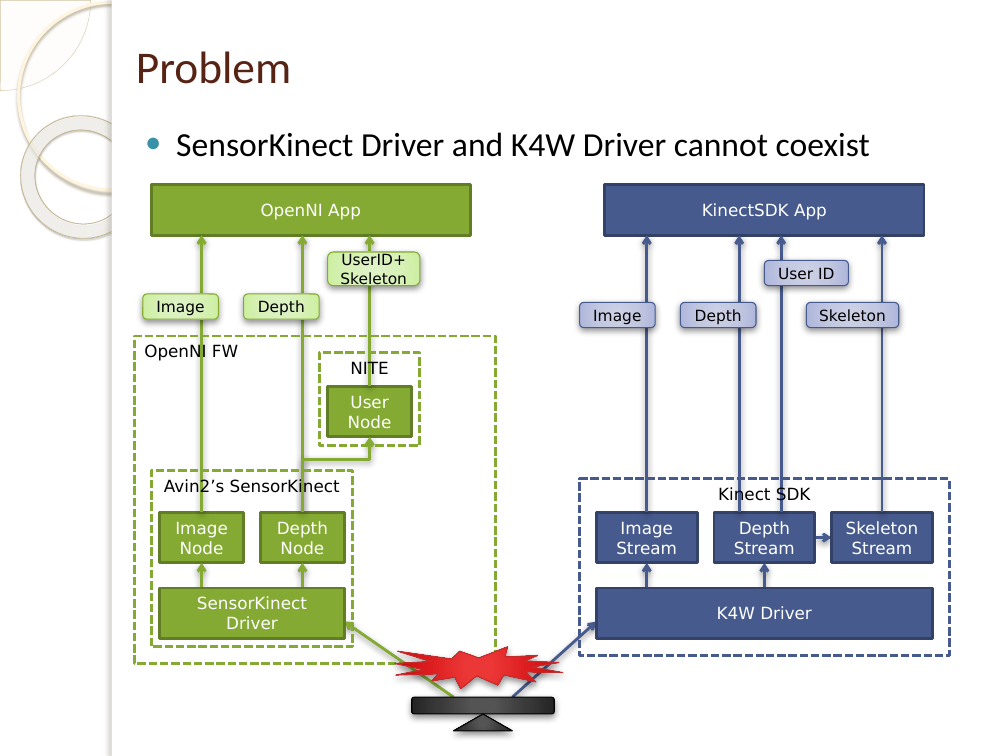
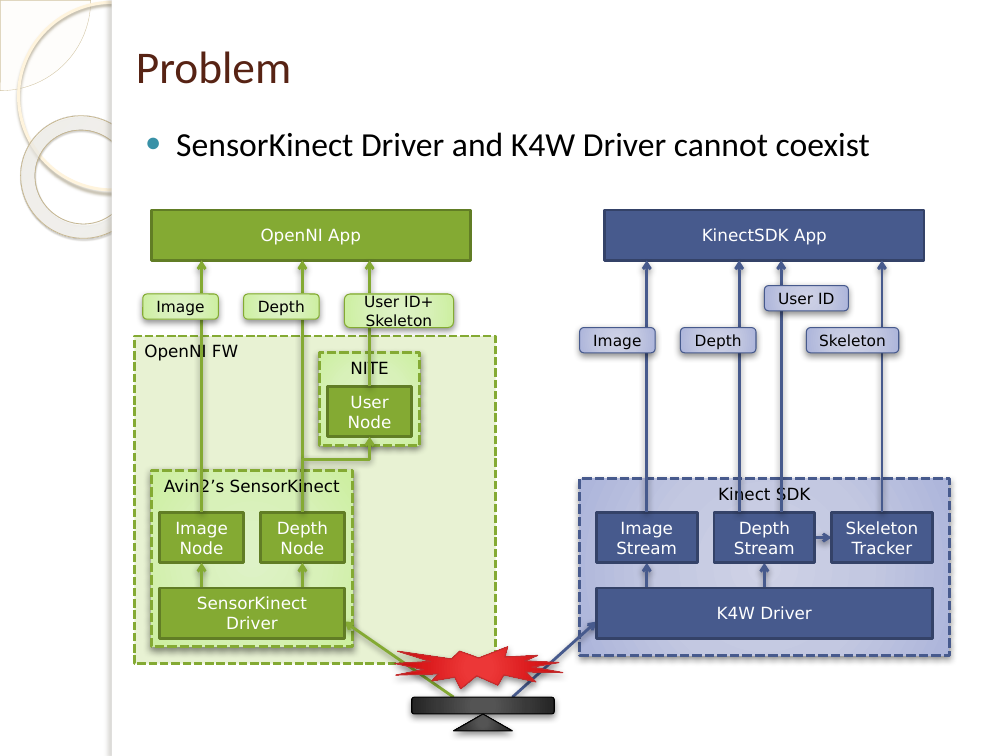
Before and after one commit to mdkus/kinect-mssdk-openni-pcl-bridge, a slide deck: slide 2 of kinect-mssdk-openni-bridge.pptx. Drawn at 1008x756 pixels with LibreOffice and Linux fonts; fonts in the diff are those of the drawing; background and template pictures are left out. Boxes give left, top, right and bottom in pixels: in the first picture for what was removed or moved away, otherwise in the second. Text is boxed around its words. In the diff, an @@ line names an element or a change of style, - is before the commit and + after.

```diff
--- a/kinect-mssdk-openni-bridge.pptx
+++ b/kinect-mssdk-openni-bridge.pptx
@@ arrow moved from (202, 512) - (202, 235) to (202, 512) - (202, 260) @@
@@ arrow moved from (302, 512) - (302, 235) to (302, 512) - (302, 260) @@
@@ arrow moved from (370, 386) - (370, 235) to (370, 386) - (370, 260) @@
@@ arrow moved from (647, 512) - (647, 235) to (647, 512) - (647, 260) @@
@@ arrow moved from (739, 512) - (739, 235) to (739, 512) - (739, 260) @@
@@ arrow moved from (781, 512) - (781, 235) to (781, 512) - (781, 260) @@
@@ arrow moved from (882, 512) - (882, 235) to (882, 512) - (882, 260) @@
@@ rounded rectangle "User ID+ Skeleton": place and size @@
-rounded rectangle "User ID+ Skeleton" at <box>328,252,420,285</box>
+rounded rectangle "User ID+ Skeleton" at <box>345,294,454,328</box>
@@ text in rounded rectangle at <box>364,294,433,330</box>: spaces changed @@
-UserID+ Skeleton
+User ID+ Skeleton
@@ 4 rounded rectangles, 2 rectangles: place and size @@
-4 rounded rectangles, 2 rectangles at <box>151,184,924,328</box>
+4 rounded rectangles, 2 rectangles at <box>151,210,924,353</box>
@@ rectangle "OpenNI FW" at <box>134,336,495,663</box>: fill none to #E8F2D3 @@
@@ rectangle "NITE" at <box>320,353,420,446</box>: fill none to gradient #DFF3C7 to #D8F1BA to #CDEFA2 to #CAF199; outline #84AA33 2 pt dashed to #84AA33 2.25 pt dashed; shadow on @@
@@ rectangle "Avin2’s SensorKinect" at <box>151,471,353,647</box>: fill none to gradient #DFF3C7 to #D8F1BA to #CDEFA2 to #CAF199; outline #84AA33 2 pt dashed to #84AA33 2.25 pt dashed; shadow on @@
@@ rectangle "Kinect SDK" at <box>580,479,950,655</box>: fill none to gradient #CFD3E7 to #C3C9E2 to #AFB8DA to #A8B2DA; outline #475A8D 2 pt dashed to #475A8D 2.25 pt dashed; shadow on @@
@@ text in rectangle at <box>846,521,919,554</box>: text changed @@
-Skeleton Stream
+Skeleton Tracker
```
Also in this commit, not shown: 6 other slides changed.
